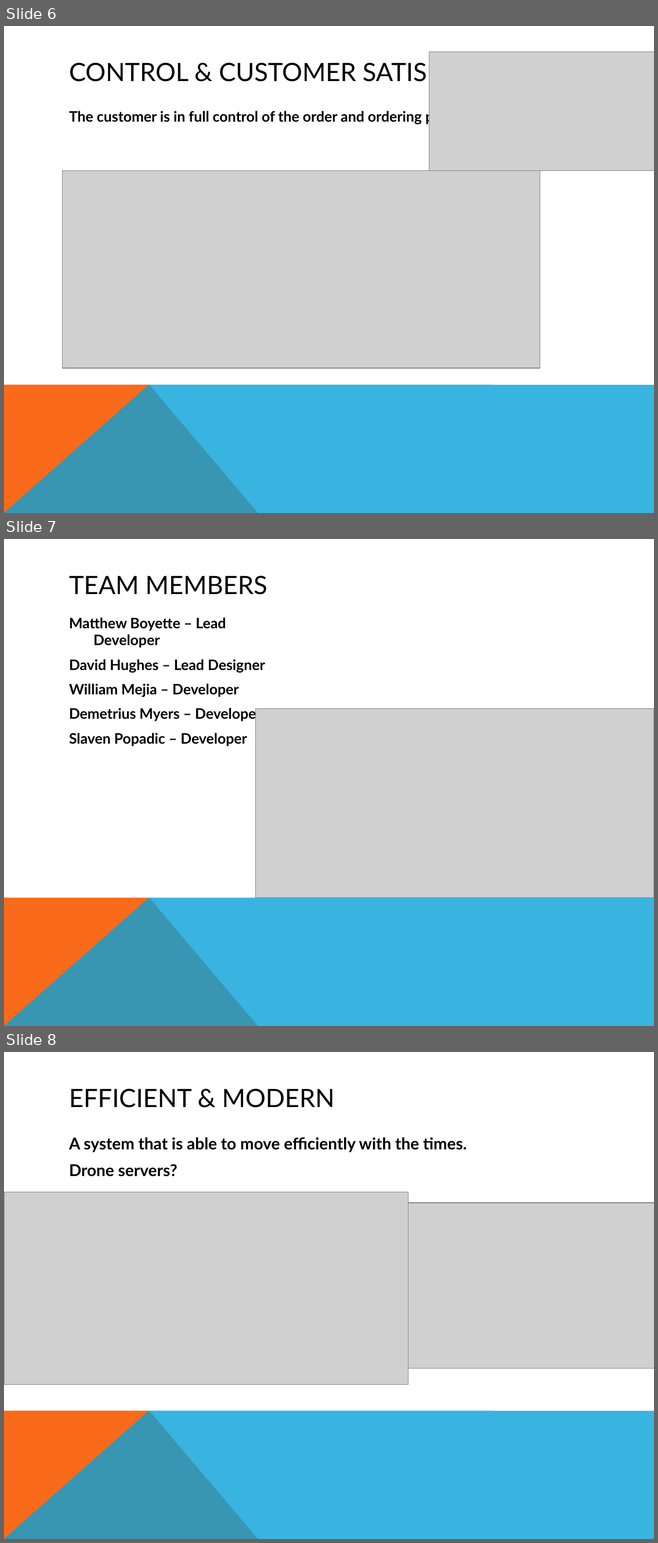
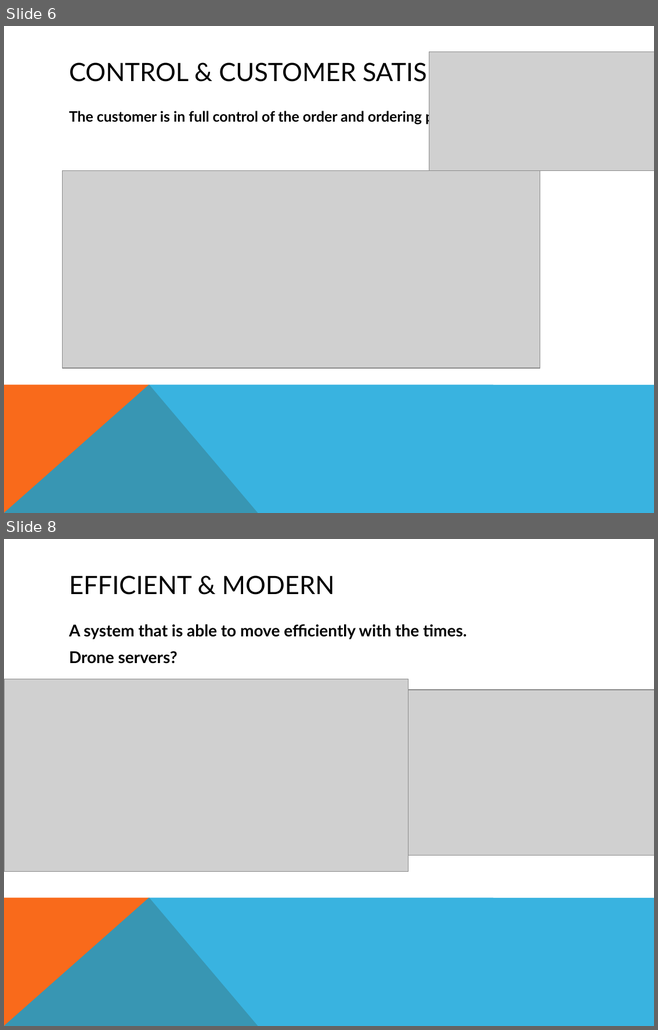
Before and after one commit to Dyndrilliac/cen-4010-assignments, a slide deck: PresentationSoftEng.pptx. Shown one above the other, each under a label of ours: slides 6, 7 and 8 before the commit, slides 6 and 8 after it; the slides between them are not shown. The pictures are 658x1543 and 658x1030 pixels, drawn with LibreOffice and Linux fonts; fonts in the diff are those of the drawing; grey boxes stand for pictures. Boxes give left, top, right and bottom in pixels: in the first picture for what was removed or moved away, otherwise in the second. Text is boxed around its words. In the diff, an @@ line names an element or a change of style, - is before the commit and + after.

Commit message:
powerpoint change

```diff
--- a/PresentationSoftEng.pptx
+++ b/PresentationSoftEng.pptx
@@ slide 7 removed at <box>4,539,654,1026</box>, background #FFFFFF; not listed: 2 template elements that a slide beside it also shows @@
@@ title removed at <box>69,576,267,595</box> @@
-TEAM MEMBERS
@@ text removed at <box>69,617,265,746</box> @@
-Matthew Boyette – Lead Developer
-David Hughes – Lead Designer
-William Mejia – Developer
-Demetrius Myers – Developer
-Slaven Popadic – Developer
@@ picture removed at <box>255,708,654,898</box> @@
```
Also in this commit, not shown: 1 slide added.
